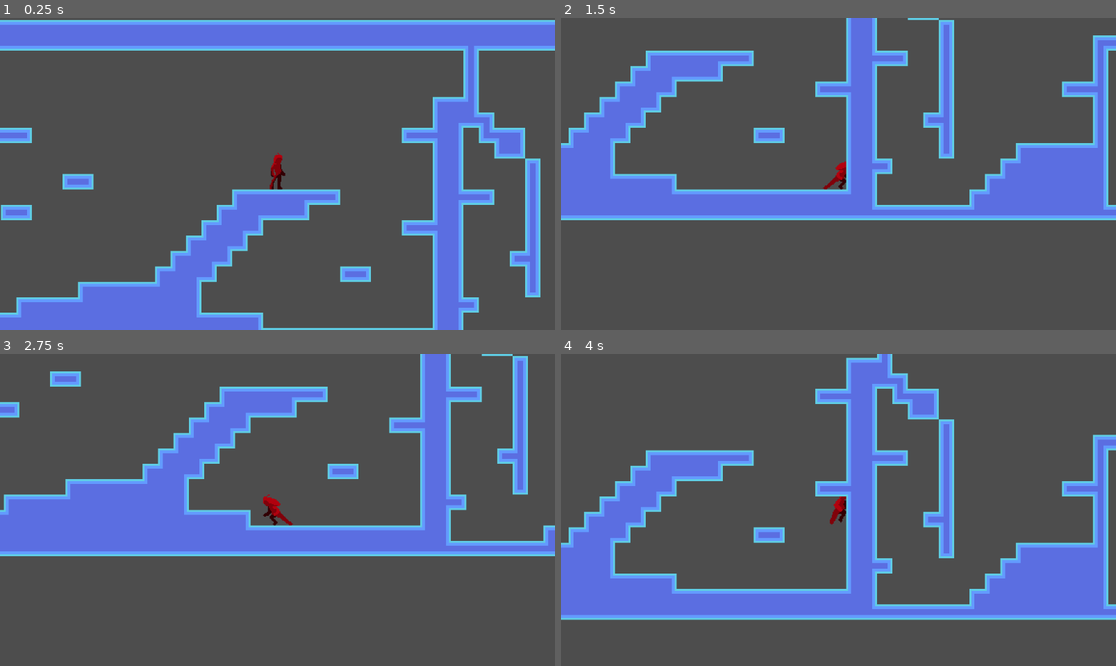
Above: before the commit, frames 1-4 (two rows, left to right).
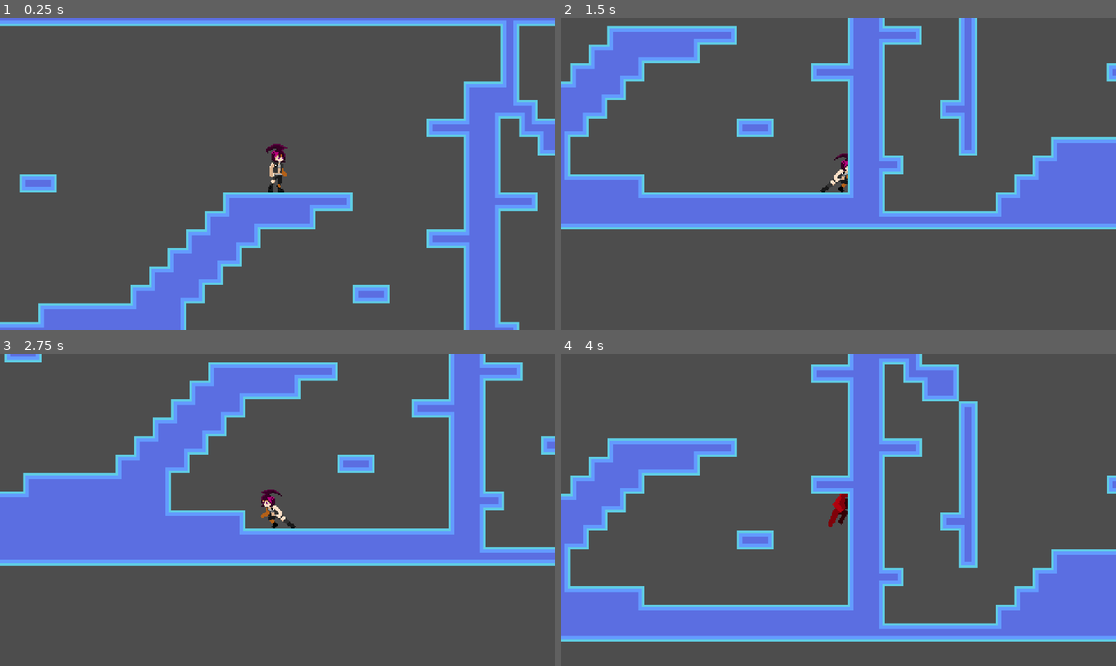
Above: after the commit, the same moments.

Repository: Komixa/Metroid-Godot
Game: Godot game, scene res://World/Scenes/world.tscn
Same seed, same stepped clock (60 frames per second), same inputs: the game is played once before the commit and once after it.
Inputs (mouse positions are in pixels of both pictures, inside the frame that each line leads up to):
- Up to frame 1 (0.25 s): no input
- Up to frame 2 (1.5 s): tap Enter (ui_accept) at 0.5, 0.77 s; move the mouse to (960, 158) at 0.52 s; hold Shift (dash) 0.53-1.28 s; hold D (ui_right) from 0.53 s (still down); click (960, 158) at 0.67 s; move the mouse to (727, 189) at 1.27 s; tap Shift (dash) at 1.35 s
- Up to frame 3 (2.75 s): tap Enter (ui_accept) at 1.52 s; move the mouse to (333, 441) at 2.02 s; release D (ui_right) at 2.03 s; hold Q (ui_left) from 2.03 s (still down); hold Shift (dash) from 2.03 s (still down)
- Up to frame 4 (4 s): move the mouse to (810, 572) at 2.77 s; release Q (ui_left) at 2.78 s; release Shift (dash) at 2.78 s; hold D (ui_right) from 2.78 s (still down); tap Shift (dash) at 2.85 s; click (810, 572) at 2.92 s; tap Enter (ui_accept) at 3.02, 3.77 s; move the mouse to (1005, 556) at 3.52 s; hold Shift (dash) from 3.53 s (still down)

The runs differ from the first frame. In frame 1, 31% of the frame differs, in the area x 0-100%, y 0-100%; in frame 2, 26%; in frame 3, 25%; in frame 4, 34%, in the area x 0-100%, y 0-93%.

Commit message:
update some Mag arts

Diff:
--- a/Player/Scenes/Player.tscn
+++ b/Player/Scenes/Player.tscn
@@ -147,4 +147,4 @@
 animation = &"Dash_Right"
 
 [node name="Camera2D" type="Camera2D" parent="."]
-zoom = Vector2(2, 2)
+zoom = Vector2(4, 4)
--- a/project.godot
+++ b/project.godot
@@ -14,6 +14,13 @@
 run/main_scene="res://World/Scenes/world.tscn"
 config/features=PackedStringArray("4.2", "Forward Plus")
 config/icon="res://icon.svg"
+
+[display]
+
+window/size/viewport_width=1920
+window/size/viewport_height=1080
+window/size/mode=3
+window/size/resizable=false
 
 [editor_plugins]
 
Binary file changed: Player/Sprites/Dash_Left.png
Binary file changed: Player/Sprites/Dash_Right.png
Binary file changed: Player/Sprites/Idle_Left.png
Binary file changed: Player/Sprites/Idle_Right.png
Binary file changed: Player/Sprites/Run_Left.png
Binary file changed: Player/Sprites/Run_Right.png
